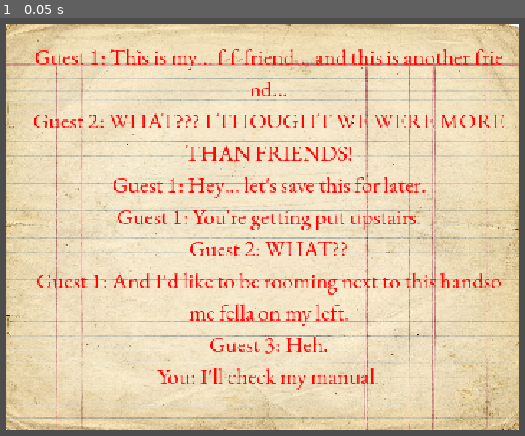
Above: before the commit, frame 1.
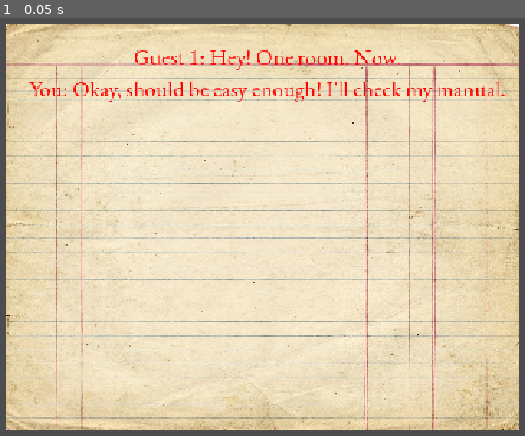
Above: after the commit, the same moment.

Repository: DevEclipse2/TheBottomLine
Game: Godot game, scene res://conversation.tscn
Same seed, same stepped clock (60 frames per second), same inputs: the game is played once before the commit and once after it. This scene is started directly instead of the project's main scene.
Inputs:
- Up to frame 1 (0.05 s): no input

The runs differ from the first frame. In frame 1, 7.1% of the frame differs, in the area x 5-97%, y 7-89%.

Commit message:
Added new transcripts for different guest convos

Diff:
--- a/conversation.tscn
+++ b/conversation.tscn
@@ -11,7 +11,7 @@
 
 [node name="Node2D" type="Node2D" unique_id=949668509]
 script = ExtResource("1_u5ion")
-metadata/convoid = 1
+metadata/convoid = 5
 
 [node name="Sprite2D" type="Sprite2D" parent="." unique_id=1306262785]
 position = Vector2(566.5, 435.5)
--- a/transcript.gd
+++ b/transcript.gd
@@ -9,12 +9,12 @@
 # Called every frame. 'delta' is the elapsed time since the previous frame.
 func _process(_delta: float) -> void:
 	match get_meta("convoid"):
-		0: $Transcript.text = """Guest 1: Yo! You got any space?
+		1: $Transcript.text = """Guest 1: Yo! You got any space?
 You: Yeah. How many people?
 Guest 1: Just me and my crew. 12 rooms!
 You: Hold on. I'll check my manual."""
 
-		1: $Transcript.text = """Guest 1: This is my… f-f-friend… and this is another friend…
+		2: $Transcript.text = """Guest 1: This is my… f-f-friend… and this is another friend…
 Guest 2: WHAT??? I THOUGHT WE WERE MORE THAN FRIENDS!
 Guest 1: Hey… let's save this for later.
 Guest 1: You're getting put upstairs.
@@ -23,9 +23,17 @@
 Guest 3: Heh.
 You: I'll check my manual."""
 
-		2: $Transcript.text = """Guest 1: This my team, man!
+		3: $Transcript.text = """Guest 1: This my team, man!
 Guest 3: Yeah we a crew of 32.
 Guest 2: We be balling in pairs.
 Guest 4: Shut up! You're all so dumb! Let me explain it!
 Guest 4: Person 1 and 3 need to share, person 2 and 4 need to share, and so on.
 You: You're asking quite a lot of me, but ok. Let me check my manual."""
+
+		4: $Transcript.text = """Guest 1: Can we get some rooms please?
+		You: Kay. How many?
+		Guest 1: Like, infinity. Duh.
+		You: Sorry? Uh, nevermind. Guess I'll check my manual..."""
+
+		5: $Transcript.text = """Guest 1: Hey! One room. Now.
+		You: Okay, should be easy enough! I'll check my manual."""
